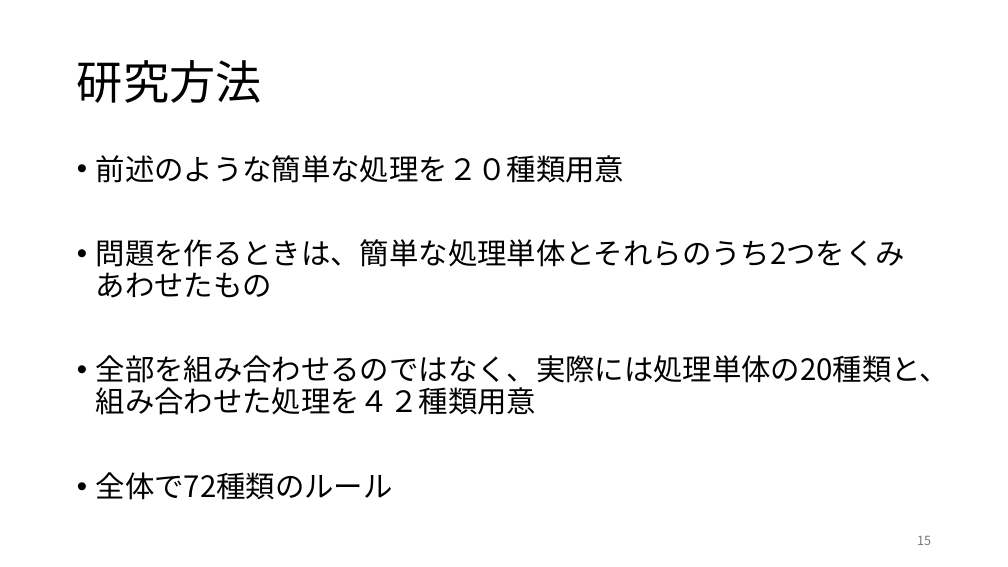
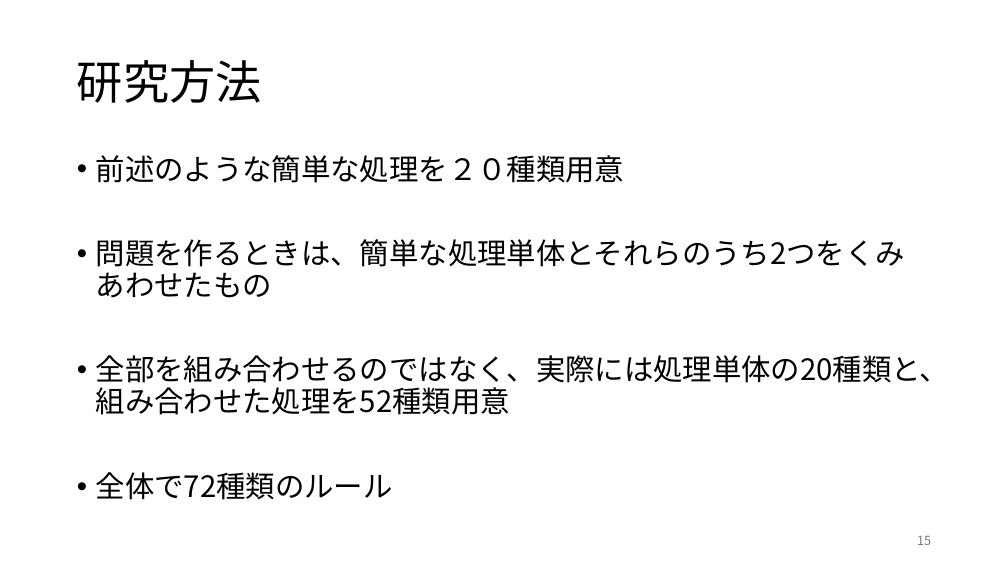
Before and after one commit to rollotea/array-task, a slide deck: slide 15 of 生成AIの追加学習による問題.pptx. Drawn at 1008x567 pixels with LibreOffice and Linux fonts; fonts in the diff are those of the drawing. Boxes give left, top, right and bottom in pixels: in the first picture for what was removed or moved away, otherwise in the second. Text is boxed around its words. In the diff, an @@ line names an element or a change of style, - is before the commit and + after.

```diff
--- a/生成AIの追加学習による問題.pptx
+++ b/生成AIの追加学習による問題.pptx
@@ text at [96, 355, 949, 415]: text changed @@
-• 全部を組み合わせるのではなく、実際には処理単体の20種類と、組み合わせた処理を４２種類用意
+• 全部を組み合わせるのではなく、実際には処理単体の20種類と、組み合わせた処理を52種類用意
```
Also in this commit, not shown: 4 other slides changed, 15 slides added, 13 other files.
